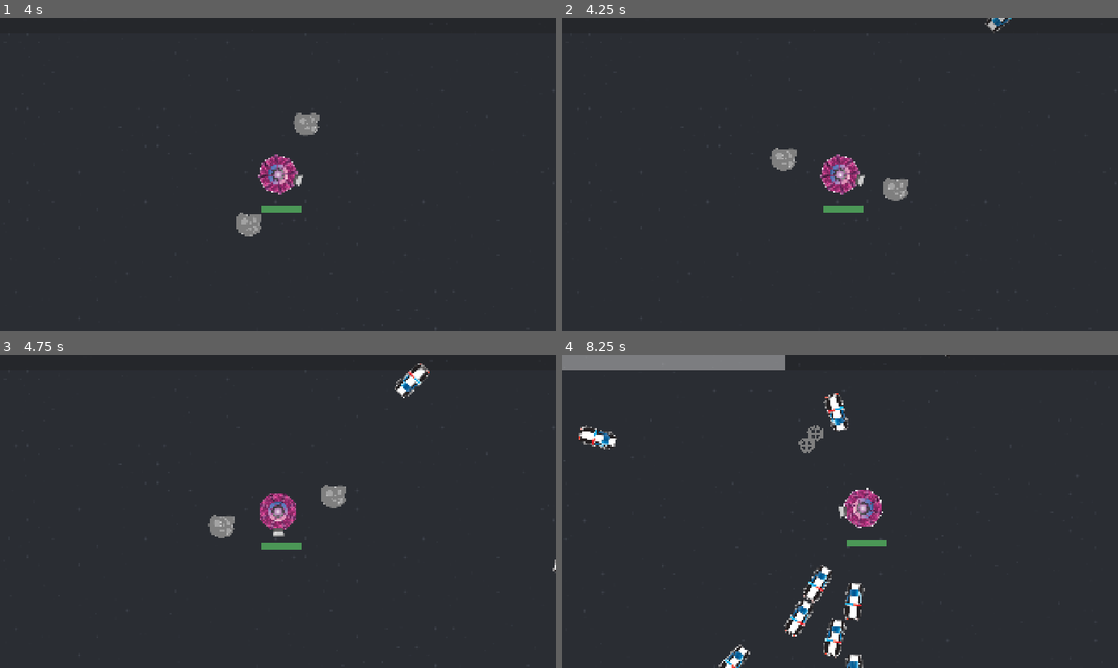
Above: before the commit, frames 1-4 (two rows, left to right).
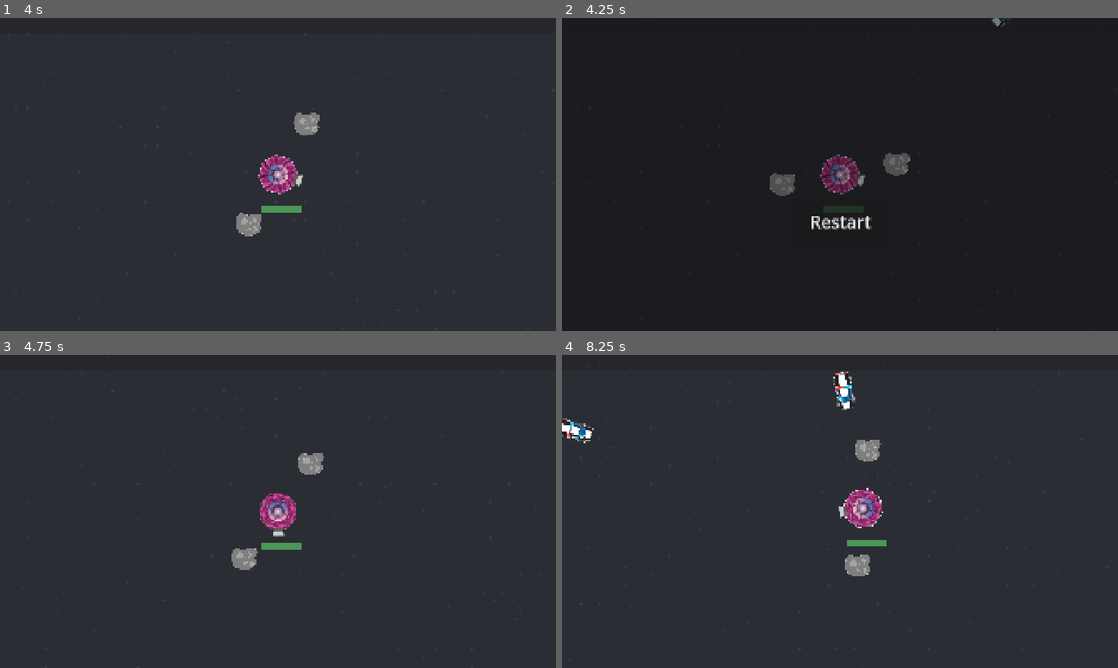
Above: after the commit, the same moments.

Repository: two-sticks-and-a-rock/space-arcade
Game: Godot game, scene res://scenes/main.tscn
The game is run twice, just before and just after one commit, with the same random seed, the same clock (stepped at 60 frames per second) and the same inputs.
Inputs (mouse positions are in pixels of both pictures, inside the frame that each line leads up to):
- Up to frame 1 (4 s): move the mouse to (400, 158) at 0.52 s; press the mouse at (400, 158) at 0.53 s; move the mouse to (166, 190) at 1.27 s; release the mouse at (166, 190) at 1.28 s; click (166, 190) at 1.35 s; move the mouse to (333, 105) at 2.02 s; press the mouse at (333, 105) at 2.03 s; move the mouse to (250, 237) at 2.77 s; release the mouse at (250, 237) at 2.78 s; click (250, 237) at 2.85 s; move the mouse to (444, 221) at 3.52 s; press the mouse at (444, 221) at 3.53 s
- Up to frame 2 (4.25 s): tap Escape (pause) at 4.15 s
- Up to frame 3 (4.75 s): release the mouse at (444, 558) at 4.25 s; click (278, 558) at 4.25 s, where only the run after the commit has a clickable "Restart"
- Up to frame 4 (8.25 s): move the mouse to (673, 464) at 5.02 s; click (673, 464) at 5.1 s; move the mouse to (867, 511) at 5.77 s; press the mouse at (867, 511) at 5.78 s; move the mouse to (756, 433) at 6.52 s; release the mouse at (756, 433) at 6.53 s; click (756, 433) at 6.6 s; move the mouse to (962, 495) at 7.27 s; press the mouse at (962, 495) at 7.28 s; move the mouse to (728, 527) at 8.02 s; release the mouse at (728, 527) at 8.03 s; click (728, 527) at 8.1 s

Frame 1 is identical in both runs. In frame 2, 2.4% of the frame differs, in the area x 2-100%, y 0-100%; in frame 3, 1.4%; in frame 4, 5.0%, in the area x 0-70%, y 0-100%.

Commit message:
make menu a global

Diff:
--- a/project.godot
+++ b/project.godot
@@ -21,6 +21,7 @@
 Xp="*uid://cd7c8f8imxvwi"
 EventBus="*uid://b3fy4wnc1mgce"
 GameOver="*uid://b4o0n34uwel0d"
+Menu="*uid://d2n8xy8ehp0ps"
 
 [display]
 
--- a/scenes/ui/menu.gd
+++ b/scenes/ui/menu.gd
@@ -1,6 +1,21 @@
 extends CanvasLayer
 
+var allow_input = true
+
+func _ready():
+	EventBus.restart_game.connect(_on_restart)
+	EventBus.game_over.connect(_on_game_over)
+	visible = false
+
+func _on_game_over():
+	allow_input = false
+
+func _on_restart():
+	visible = false
+	get_tree().paused = false
+	allow_input = true
+
 func _input(_event: InputEvent) -> void:
-	if Input.is_action_just_pressed("pause"):
+	if Input.is_action_just_pressed("pause") && allow_input:
 		visible = !visible
 		get_tree().paused = !get_tree().paused
